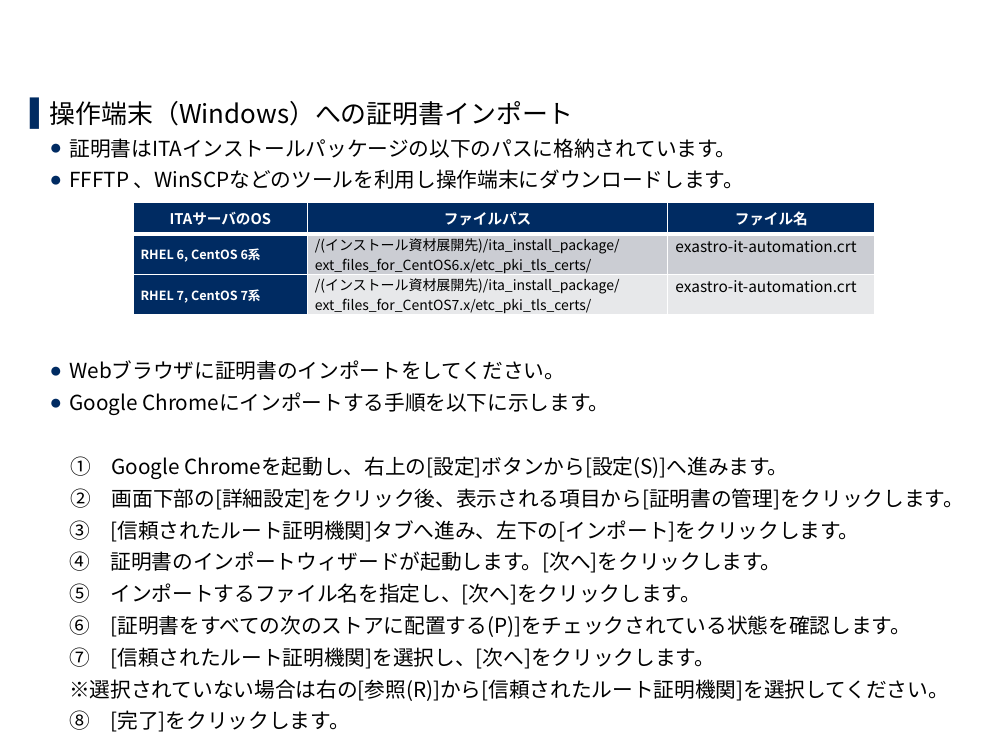
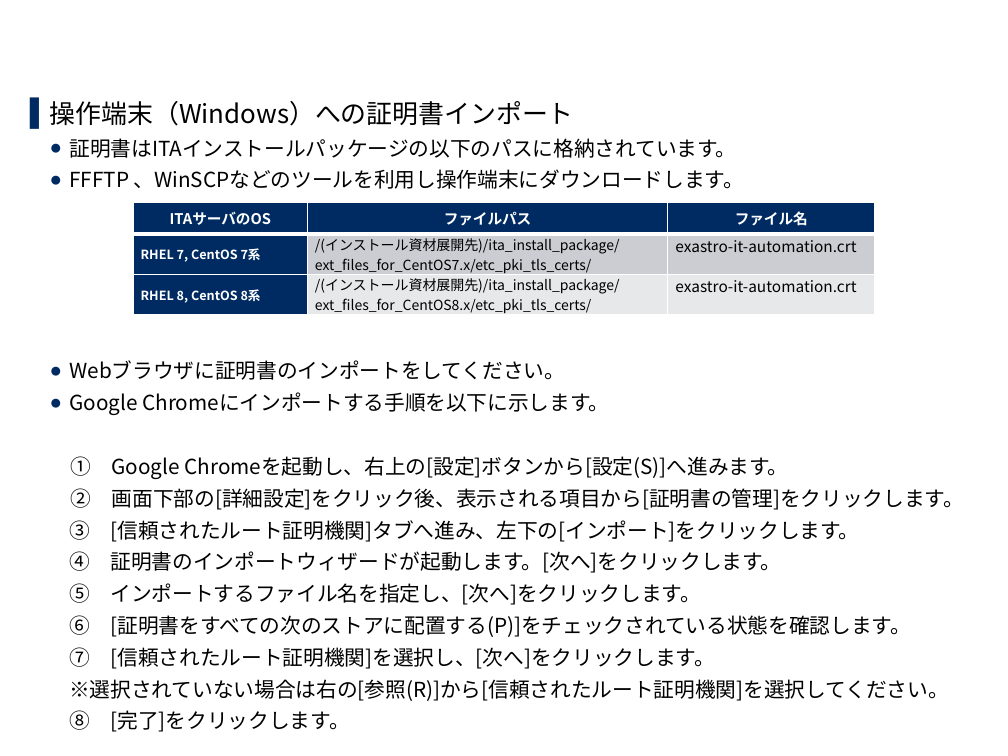
Before and after one commit to exastro-suite/it-automation-docs, a slide deck: slide 23 of asset/Learn_ja/ITA-offline-install_ja.pptx. Drawn at 1008x756 pixels with LibreOffice and Linux fonts; fonts in the diff are those of the drawing; background and template pictures are left out. Boxes give left, top, right and bottom in pixels: in the first picture for what was removed or moved away, otherwise in the second. Text is boxed around its words. In the diff, an @@ line names an element or a change of style, - is before the commit and + after.

```diff
--- a/asset/Learn_ja/ITA-offline-install_ja.pptx
+++ b/asset/Learn_ja/ITA-offline-install_ja.pptx
@@ table at <box>133,203,875,318</box> @@
-row 2: RHEL 6, CentOS 6系 | /(インストール資材展開先)/ita_install_package/ext_files_for_CentOS6.x/etc_pki_tls_certs/ | exastro-it-automation.crt
+row 3: RHEL 8, CentOS 8系 | /(インストール資材展開先)/ita_install_package/ext_files_for_CentOS8.x/etc_pki_tls_certs/ | exastro-it-automation.crt
```
Also in this commit, not shown: 13 other slides changed.
